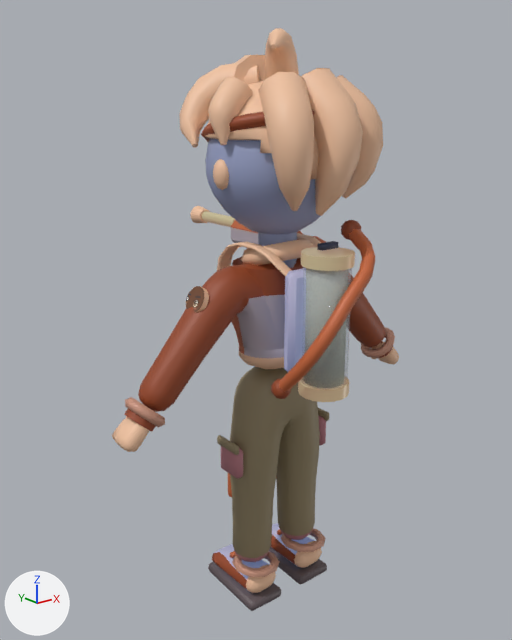
A saved change to the Blender file assets-src/blender/colorfront_courier_master.blend.
Both versions are drawn from a 50 mm camera at (-1.353, -1.591, 1.592) aimed at (0.042, 0.154, 0.894). The axes (+X, +Y, +Z) are drawn at lower left. The lights are the same throughout. The older version comes first.

The first picture shows 'courier_default_lod0'.
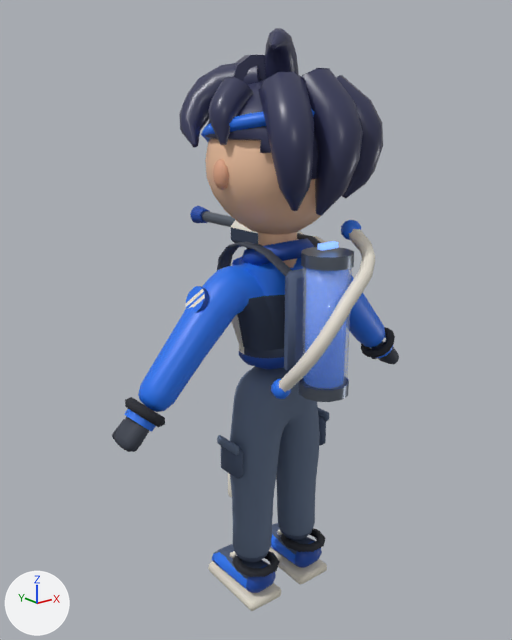
The edits, one by one:
me_courier_default_lod0 is used by ob_courier_default_lod0; location (0.0, 0.0, 0.0).
me_courier_default_lod0 had 4179 vertices, 4750 faces and spanned x -0.56..0.56, y -0.33..0.7, z 0.0..1.76.
me_courier_default_lod0 now has 4019 vertices, 4542 faces and spans x -0.56..0.56, y -0.33..0.7, z 0.0..1.76.
me_courier_default_lod0 part 1: 4 vertices moved from x -0.15..0.11, y -0.25..0.0, z 0.96..1.75 to x -0.15..0.11, y -0.26..0.0, z 0.97..1.75; 225 vertices removed from x -0.48..0.48, y -0.28..0.26, z 0.76..1.75; 111 vertices added at x -0.48..0.48, y -0.28..0.26, z 0.76..1.74.
me_courier_default_lod0 part 2: 8 vertices moved from x -0.16..0.08, y -0.08..-0.05, z 0.06..0.12 to x -0.16..0.08, y -0.08..-0.02, z 0.06..0.12; 84 vertices removed from x -0.16..0.16, y -0.08..0.17, z 0.04..0.12; 38 vertices added at x -0.16..0.16, y -0.08..0.17, z 0.04..0.12.
me_courier_default_lod0 part 3: 3891 kept faces spanning x -0.56..0.56, y -0.33..0.7, z 0.0..1.76 get new texture (UV) coordinates.

Where the change shows, as pixel boxes (x1, y1, x2, y2) in the pictures (512 x 640 px; the box of a moved part takes in the faces that stretch with it):
part 1 of me_courier_default_lod0, moved or reshaped: before (140, 29, 384, 412); after (140, 29, 383, 412)
part 2 of me_courier_default_lod0, moved or reshaped: before (212, 530, 322, 593); after (214, 530, 322, 593)
part 3 of me_courier_default_lod0, surface changed: (112, 28, 399, 611) in both
